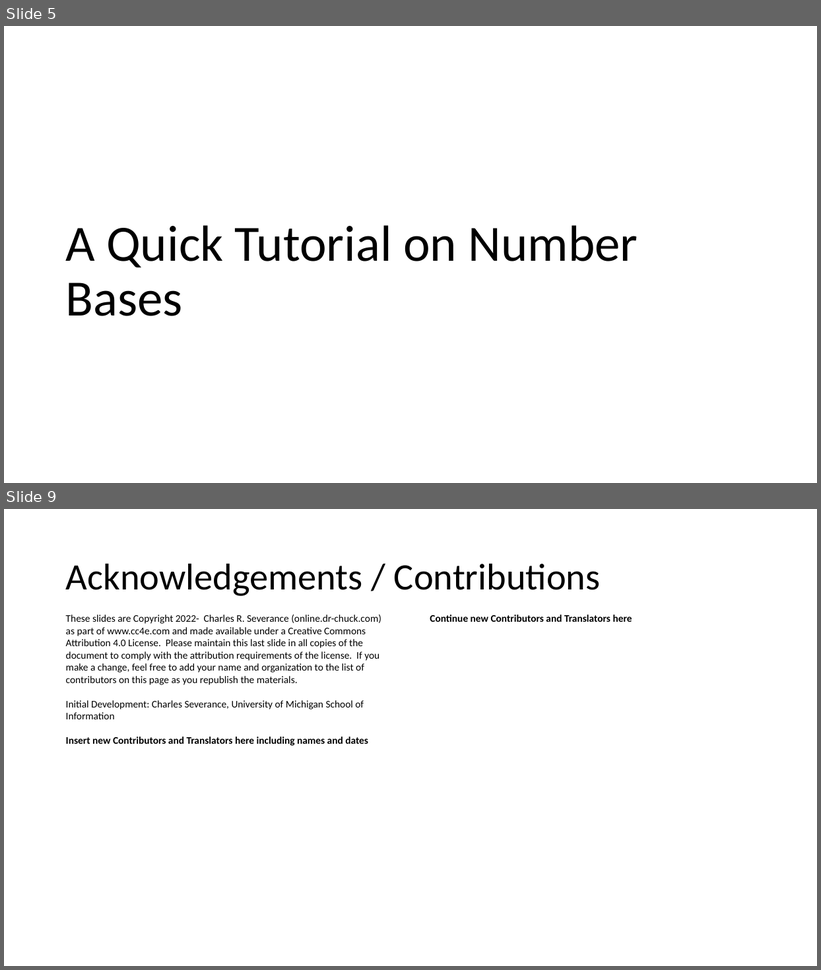
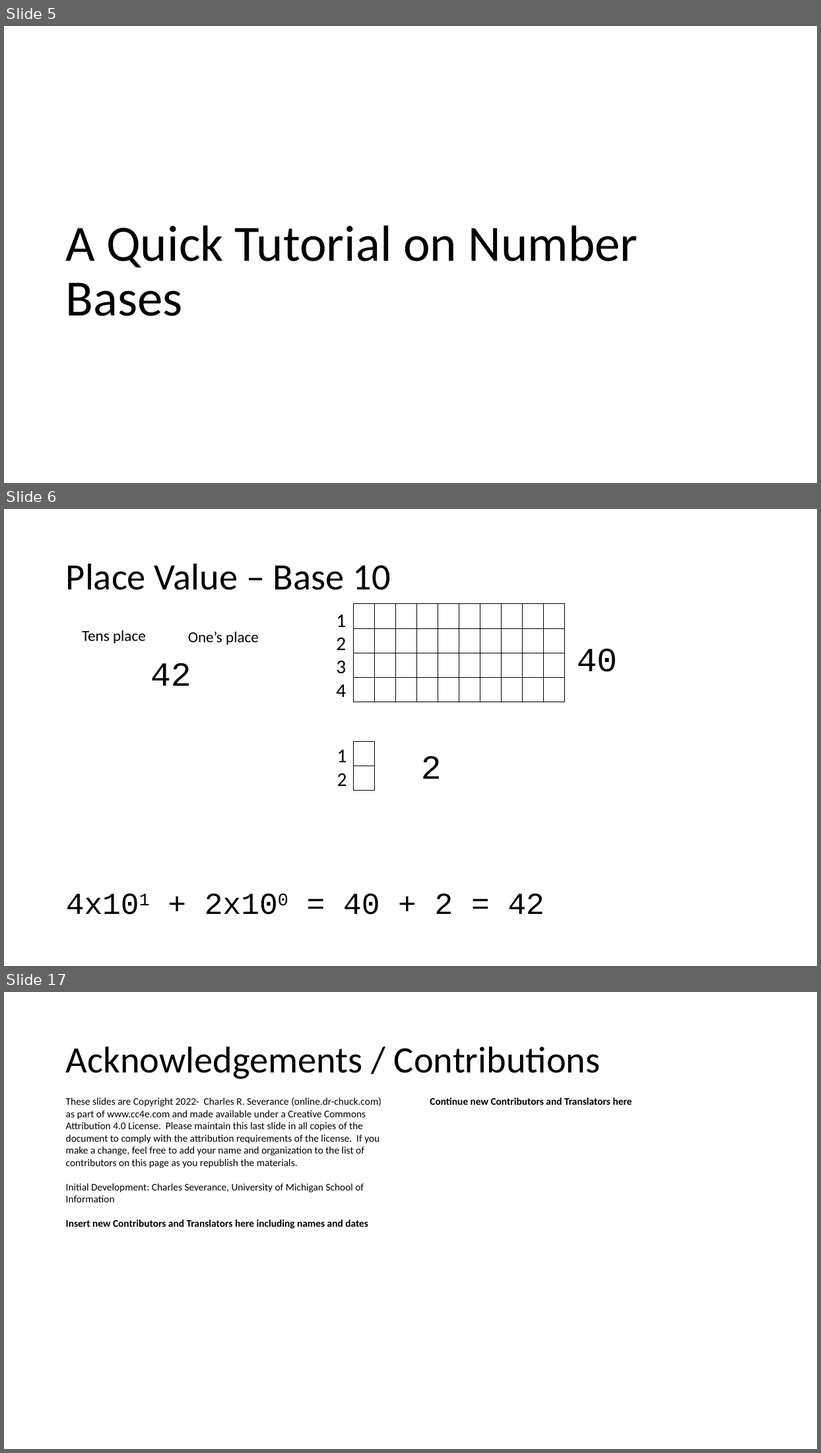
Before and after one commit to csev/cc4e, a slide deck: lectures/KR-2.pptx. Shown one above the other, each under a label of ours: slides 5 and 9 before the commit, slides 5, 6 and 17 after it; the slides between them are not shown. The pictures are 821x970 and 821x1453 pixels, drawn with LibreOffice and Linux fonts; fonts in the diff are those of the drawing. Boxes give left, top, right and bottom in pixels: in the first picture for what was removed or moved away, otherwise in the second. Text is boxed around its words. In the diff, an @@ line names an element or a change of style, - is before the commit and + after.

```diff
--- a/lectures/KR-2.pptx
+++ b/lectures/KR-2.pptx
@@ slide 6 added at [4, 509, 817, 966], background #FFFFFF @@
@@ title added at [66, 563, 390, 590], 44 pt, text #000000 @@
+Place Value – Base 10
@@ group added at [354, 604, 564, 628]: 10 rectangles @@
@@ text added at [336, 615, 346, 697], 23 pt, text #000000 @@
+1
+2
+3
+4
@@ text added at [82, 630, 146, 644], 18 pt, text #000000 @@
+Tens place
@@ text added at [188, 632, 259, 645], 18 pt, text #000000 @@
+One’s place
@@ group added at [354, 628, 564, 653]: 10 rectangles @@
@@ text added at [151, 663, 191, 686], 40 pt, text #000000 @@
+42
@@ group added at [354, 653, 565, 677]: 10 rectangles @@
@@ text added at [577, 648, 618, 672], 40 pt, text #000000 @@
+40
@@ group added at [354, 678, 565, 702]: 10 rectangles @@
@@ rectangle added at [354, 741, 375, 766], outline #000000 0.75 pt @@
@@ text added at [337, 750, 347, 786], 23 pt, text #000000 @@
+1
+2
@@ text added at [421, 756, 442, 779], 40 pt, text #000000 @@
+2
@@ rectangle added at [354, 766, 375, 791], outline #000000 0.75 pt @@
@@ text added at [343, 894, 545, 915], 36 pt, text #000000 @@
+4x101 + 2x100 = 40 + 2 = 42
@@ what was slide 9 is now slide 17 @@
```
Also in this commit, not shown: 2 slides changed, 8 other slides added, 1 slide removed, 1 other file.
